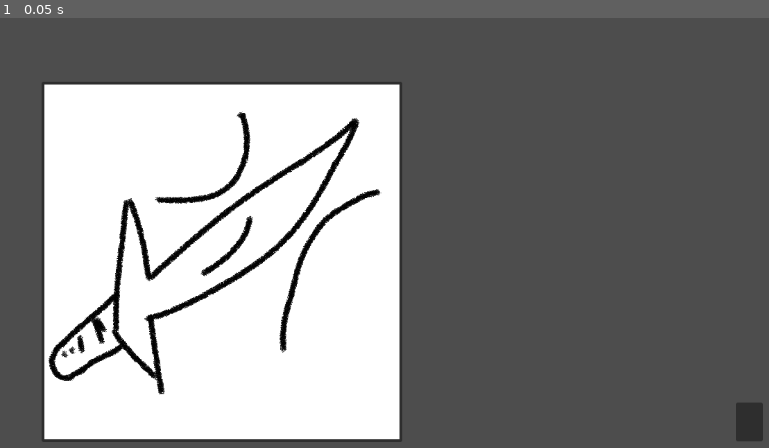
Above: before the commit, frame 1.
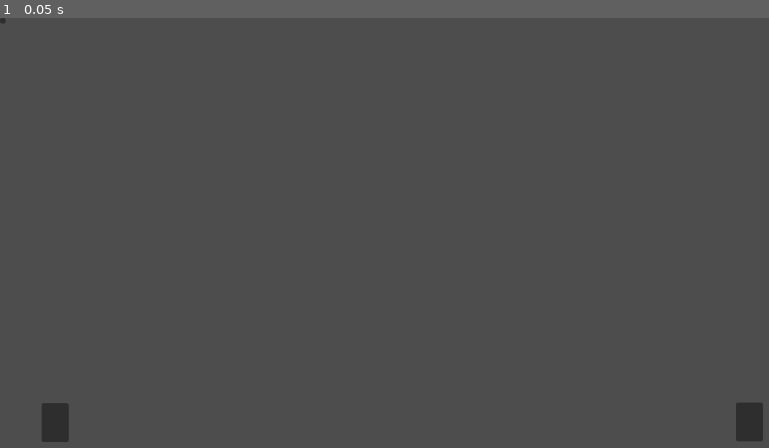
Above: after the commit, the same moment.

Repository: Vesper-Works/arcardemia
Game: Godot game, scene res://Scenes/james_test.tscn
Two runs of this game, one before a commit and one after it. Both use one fixed random seed, a clock stepped at 60 frames per second and the inputs below.
Inputs:
- Up to frame 1 (0.05 s): no input

The runs differ from the first frame. In frame 1, 39% of the frame differs, in the area x 0-53%, y 0-99%.

Commit message:
card control changes
fixed card controller

Diff:
--- a/Scenes/james_test.tscn
+++ b/Scenes/james_test.tscn
@@ -1,7 +1,20 @@
 [gd_scene format=3 uid="uid://csdwhdgah2wkm"]
 
-[ext_resource type="Script" uid="uid://d2yiungmpaxgu" path="res://Scripts/CardControl.gd" id="1_a4vxn"]
 [ext_resource type="Script" uid="uid://dcbcyft0nbel8" path="res://Scripts/card_controller.gd" id="2_8wjo8"]
+
+[sub_resource type="GDScript" id="GDScript_yldww"]
+script/source = "extends \"res://Scripts/Main_HUD.gd\"
+
+
+# Called when the node enters the scene tree for the first time.
+func _ready() -> void:
+	pass # Replace with function body.
+
+
+# Called every frame. 'delta' is the elapsed time since the previous frame.
+func _process(delta: float) -> void:
+	pass
+"
 
 [sub_resource type="ImageTexture" id="ImageTexture_6vqpa"]
 
@@ -14,7 +27,7 @@
 anchor_bottom = 1.0
 grow_horizontal = 2
 grow_vertical = 2
-script = ExtResource("1_a4vxn")
+script = SubResource("GDScript_yldww")
 
 [node name="DrawWindow" type="Control" parent="MainHUD" unique_id=1309547904]
 visible = false
@@ -58,4 +71,10 @@
 [node name="CardController" type="Node" parent="MainHUD" unique_id=1223785607]
 script = ExtResource("2_8wjo8")
 
+[node name="EndTurn" type="Button" parent="MainHUD" unique_id=263103547]
+layout_mode = 0
+offset_right = 8.0
+offset_bottom = 8.0
+
 [connection signal="pressed" from="MainHUD/DrawButton" to="MainHUD" method="_on_draw_button_pressed"]
+[connection signal="pressed" from="MainHUD/EndTurn" to="MainHUD/CardController" method="_on_end_turn_pressed"]
--- a/Scripts/Card.gd
+++ b/Scripts/Card.gd
@@ -6,10 +6,28 @@
 	Defence
 }
 
+enum CardSuit
+{
+	Alpha,
+	Beta,
+	Gamma,
+	Delta,
+	Epsilon,
+	Zeta,
+	Eta,
+	Theta,
+	Iota,
+	Kappa,
+	Lambda,
+	Mu
+}
+
 var name: String
 var description : String
 var texture : Texture2D
 var type : CardType
+var card_suit : CardSuit
+
 @abstract func play(enemy, player)
 
 
--- a/Scripts/CardControl.gd
+++ /dev/null
@@ -1,11 +0,0 @@
-extends "res://Scripts/Main_HUD.gd"
-
-
-# Called when the node enters the scene tree for the first time.
-func _ready() -> void:
-	pass # Replace with function body.
-
-
-# Called every frame. 'delta' is the elapsed time since the previous frame.
-func _process(delta: float) -> void:
-	pass
--- a/Scripts/card_controller.gd
+++ b/Scripts/card_controller.gd
@@ -1,13 +1,23 @@
 extends Node
 
+# holds all the "decks"
 var player_deck : Deck
+var discard_deck : Deck
+var player_hand: Deck
+var enemy_deck : Deck
 
 # Called when the node enters the scene tree for the first time.
 func _ready() -> void:
 	player_deck = Deck.PlayerDeck.new()
-	$"../DrawButton".icon = player_deck.view()
+
 
 
 # Called every frame. 'delta' is the elapsed time since the previous frame.
 func _process(delta: float) -> void:
 	pass
+
+
+
+func _on_end_turn_pressed() -> void:
+	for i in player_hand.deck_list.size():
+		discard_deck.add_card(player_hand.Draw(player_hand.deck_list.size()))
Not shown, removed: Scripts/CardControl.gd.uid
